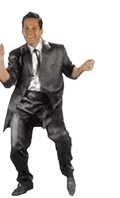
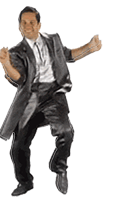
The second 120×198 image is a revision of the first. Changes to its layers:
showed "Layer 46" over 0, 6, 100, 197
showed "Layer 45" over 0, 8, 103, 197
"Layer 41": opacity 100% → 0% over 0, 11, 96, 196
